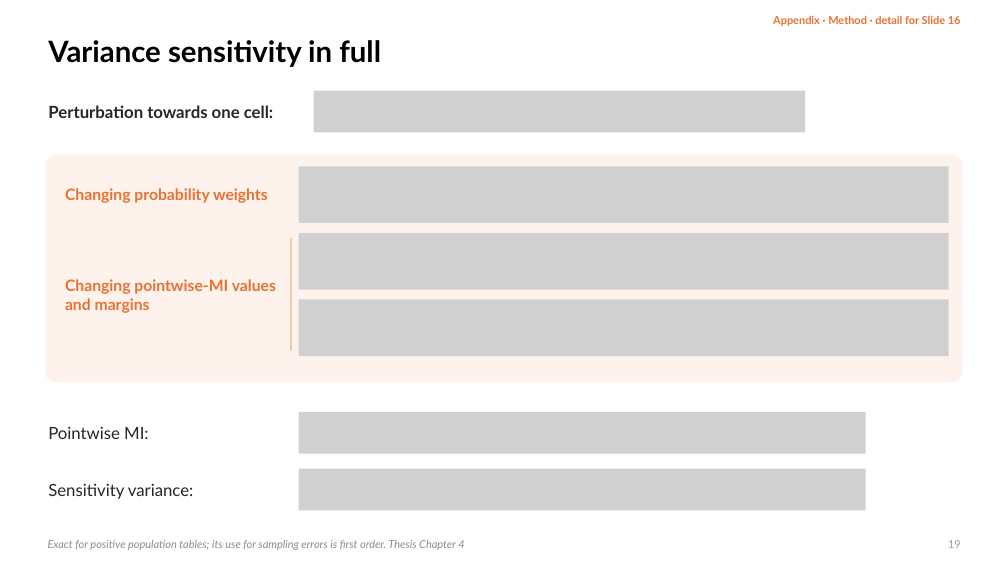
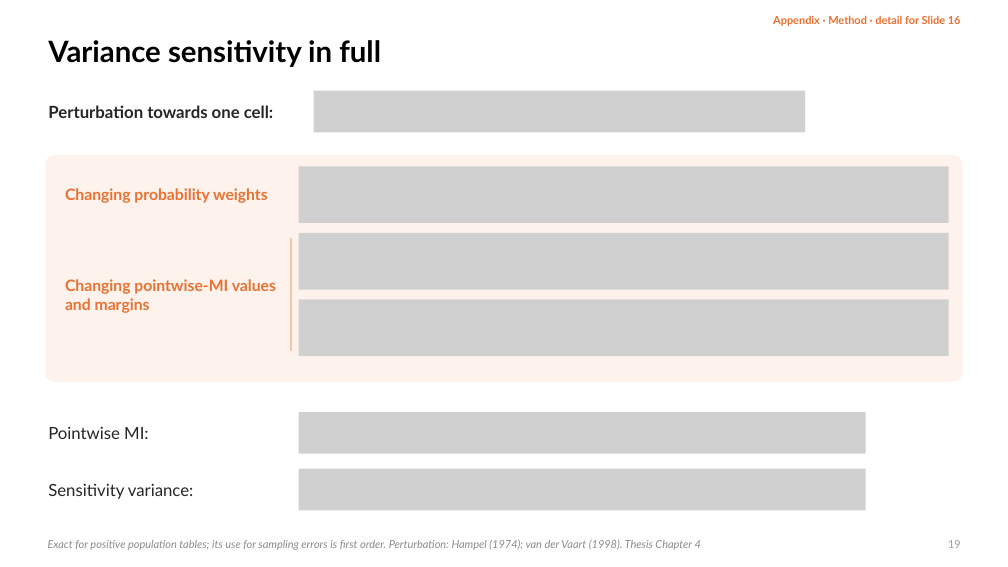
Before and after one commit to dzhao61/MCSResearchSimulations, a slide deck: slide 19 of Thesis Presentation/Daniel_Zhao_Welch_MI_Presentation_Final.pptx. Drawn at 1008x567 pixels with LibreOffice and Linux fonts; fonts in the diff are those of the drawing; grey boxes stand for pictures. Boxes give left, top, right and bottom in pixels: in the first picture for what was removed or moved away, otherwise in the second. Text is boxed around its words. In the diff, an @@ line names an element or a change of style, - is before the commit and + after.

```diff
--- a/Thesis Presentation/Daniel_Zhao_Welch_MI_Presentation_Final.pptx
+++ b/Thesis Presentation/Daniel_Zhao_Welch_MI_Presentation_Final.pptx
@@ text at (48,540,701,550): text changed @@
-Exact for positive population tables; its use for sampling errors is first order. Thesis Chapter 4
+Exact for positive population tables; its use for sampling errors is first order. Perturbation: Hampel (1974); van der Vaart (1998). Thesis Chapter 4
```
Also in this commit, not shown: 22 other slides changed, 9 other files.
